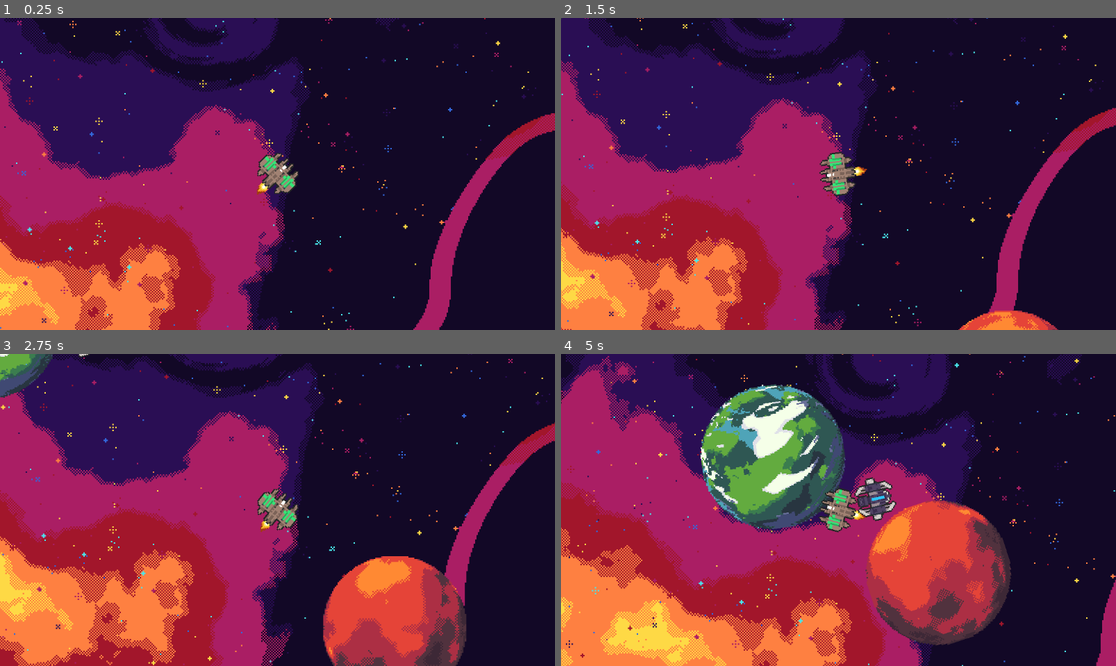
Above: before the commit, frames 1-4 (two rows, left to right).
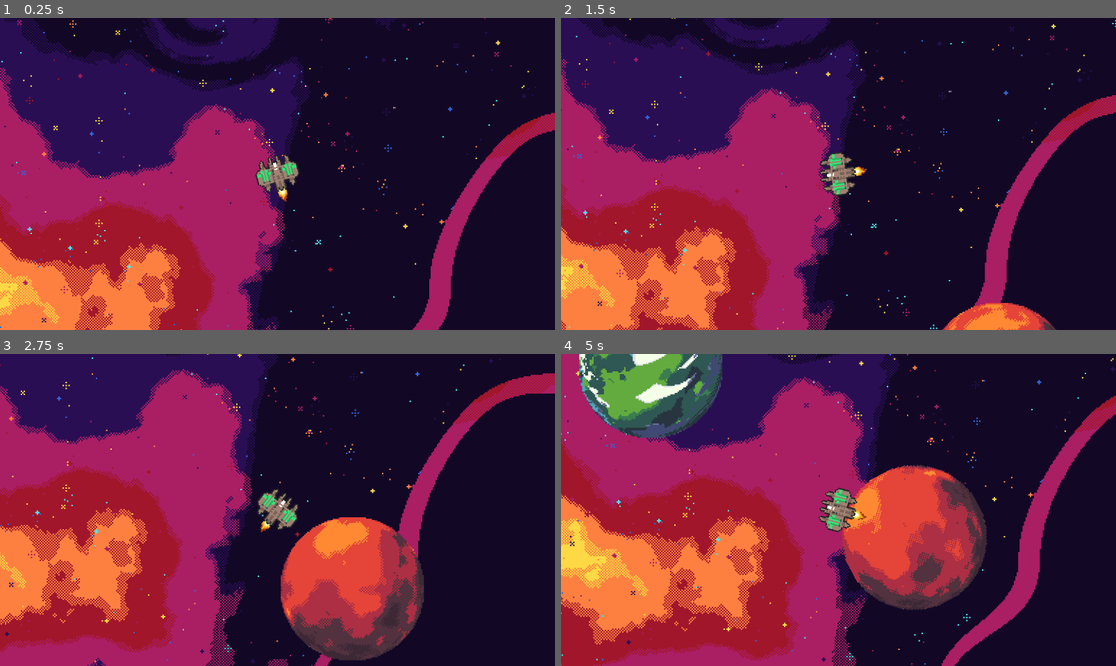
Above: after the commit, the same moments.

Repository: Likvik89/Planetslinger
Game: Godot game, scene res://Scenes/spaece.tscn
Same seed, same stepped clock (60 frames per second), same inputs: the game is played once before the commit and once after it.
Inputs (mouse positions are in pixels of both pictures, inside the frame that each line leads up to):
- Up to frame 1 (0.25 s): no input
- Up to frame 2 (1.5 s): move the mouse to (960, 158) at 0.52 s; hold D (rotate_right) 0.53-1.28 s; hold Space (move_boost) 0.53-1.28 s; move the mouse to (727, 189) at 1.27 s; hold E (gravitydown) from 1.28 s (still down); tap Z (stop) at 1.35 s
- Up to frame 3 (2.75 s): move the mouse to (333, 441) at 2.02 s; release E (gravitydown) at 2.03 s; hold D (rotate_right) from 2.03 s (still down); hold Space (move_boost) from 2.03 s (still down)
- Up to frame 4 (5 s): move the mouse to (810, 572) at 2.77 s; release D (rotate_right) at 2.78 s; release Space (move_boost) at 2.78 s; hold Q (gravityup) 2.78-3.53 s; tap Z (stop) at 2.85, 4.35 s; move the mouse to (1005, 556) at 3.52 s; hold Space (move_boost) 3.53-4.28 s; hold A (rotate_left) from 3.53 s (still down); move the mouse to (672, 463) at 4.27 s

The runs differ from the first frame. In frame 1, 4.5% of the frame differs, in the area x 0-100%, y 0-100%; in frame 2, 20%; in frame 3, 53%; in frame 4, 63%.

Commit message:
enmymalfumnction

Diff:
--- a/Scenes/Enemy.tscn
+++ b/Scenes/Enemy.tscn
@@ -4,17 +4,19 @@
 [ext_resource type="Texture2D" uid="uid://dw308gdedt3ck" path="res://sprites/SpaceShips/Tyranidv2.png" id="2_jafmd"]
 
 [sub_resource type="CircleShape2D" id="CircleShape2D_cap3y"]
-radius = 34.2345
+radius = 17.0
 
 [sub_resource type="CircleShape2D" id="CircleShape2D_spyv4"]
-radius = 17.0294
+radius = 16.0
 
 [node name="Enemy" type="RigidBody2D" groups=["planets"]]
-mass = 450.0
 gravity_scale = 0.0
+freeze = true
+freeze_mode = 1
 script = ExtResource("1_sthxs")
 
 [node name="Sprite2D" type="Sprite2D" parent="."]
+rotation = 1.5708
 texture = ExtResource("2_jafmd")
 
 [node name="Area2D" type="Area2D" parent="."]
@@ -22,5 +24,7 @@
 [node name="CollisionShape2D" type="CollisionShape2D" parent="Area2D"]
 shape = SubResource("CircleShape2D_cap3y")
 
-[node name="CollisionShape2D" type="CollisionShape2D" parent="."]
+[node name="Collisionbox2D" type="CollisionShape2D" parent="."]
 shape = SubResource("CircleShape2D_spyv4")
+
+[connection signal="body_entered" from="Area2D" to="." method="_on_area_2d_body_entered"]
--- a/Scenes/Playership.tscn
+++ b/Scenes/Playership.tscn
@@ -43,6 +43,10 @@
 [sub_resource type="CapsuleShape2D" id="CapsuleShape2D_aq7ew"]
 radius = 6.0
 
+[sub_resource type="CapsuleShape2D" id="CapsuleShape2D_xa5ig"]
+radius = 7.0
+height = 32.0
+
 [node name="Playership" type="RigidBody2D" groups=["planets"]]
 mass = 700.0
 gravity_scale = 0.0
@@ -69,3 +73,10 @@
 limit_right = 100000
 limit_bottom = 100000
 limit_smoothed = true
+
+[node name="Area2D" type="Area2D" parent="."]
+
+[node name="CollisionShape2D" type="CollisionShape2D" parent="Area2D"]
+shape = SubResource("CapsuleShape2D_xa5ig")
+
+[connection signal="body_entered" from="Area2D" to="." method="_on_area_2d_body_entered"]
--- a/Scenes/spaece.tscn
+++ b/Scenes/spaece.tscn
@@ -53,5 +53,8 @@
 [node name="Playership" parent="planets" instance=ExtResource("4_nh8i3")]
 position = Vector2(526, 322)
 
-[node name="Enemy" parent="planets" instance=ExtResource("5_m6m72")]
+[node name="Enemy" parent="planets" node_paths=PackedStringArray("player") instance=ExtResource("5_m6m72")]
 position = Vector2(368, 177)
+freeze = false
+freeze_mode = 0
+player = NodePath("../Playership")
--- a/Scripts/Enemy.gd
+++ b/Scripts/Enemy.gd
@@ -2,6 +2,13 @@
 
 @export var G = 1000  # Gravitational constant
 @export var health = 400
+@export var player : RigidBody2D
+
+func _process(delta):
+	look_at(player.position)
+	var direction = Vector2(cos(rotation), sin(rotation))  # Calculate forward direction based on rotation
+	print(direction)
+	apply_central_force(direction * 350)
 
 
 func _integrate_forces(state):
@@ -13,3 +20,9 @@
 			var direction = (body.global_position - self.global_position).normalized()
 			var force = direction * force_magnitude # combine force magnitude and direction
 			apply_central_force(force)
+
+
+func _on_area_2d_body_entered(body):
+	print("OUCH!")
+	if body.is_in_group('planets'):
+		print(str('Body entered: ', body.get_name()))
--- a/Scripts/Playership.gd
+++ b/Scripts/Playership.gd
@@ -11,8 +11,22 @@
 @export var maxfuel := 200
 var fuel = 200
 
+@export var health = 600
+
+
+
+func _on_area_2d_body_entered(body):
+	if body.is_in_group('planets'):
+		health -= 2
+	print(health)
+
+
+
+
 
 func _integrate_forces(delta):
+
+	var force = 2
 
 	if Input.is_action_just_pressed("gravityup"):
 		self.mass += gravitychange
@@ -32,8 +46,10 @@
 			var distance = self.global_position.distance_to(body.global_position)
 			var force_magnitude = (G * self.mass * body.mass) / (distance * distance)
 			var direction = (body.global_position - self.global_position).normalized()
-			var force = direction * force_magnitude # combine force magnitude and direction
+			force = direction * force_magnitude # combine force magnitude and direction
 			apply_central_force(force)
+
+
 
 	look_at(get_global_mouse_position())
 	# Apply thrust when moving forward
Not shown: 1 places in Scenes/Playership.tscn that only renumber resources
